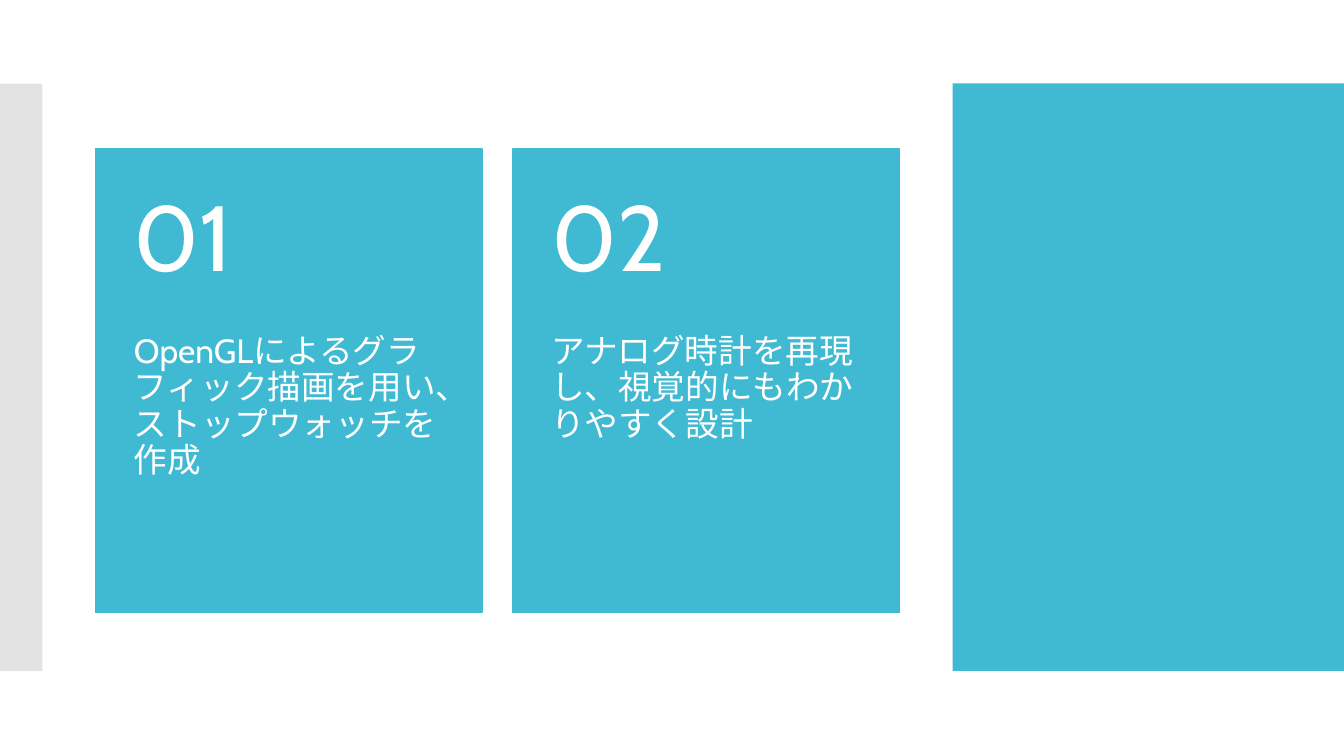
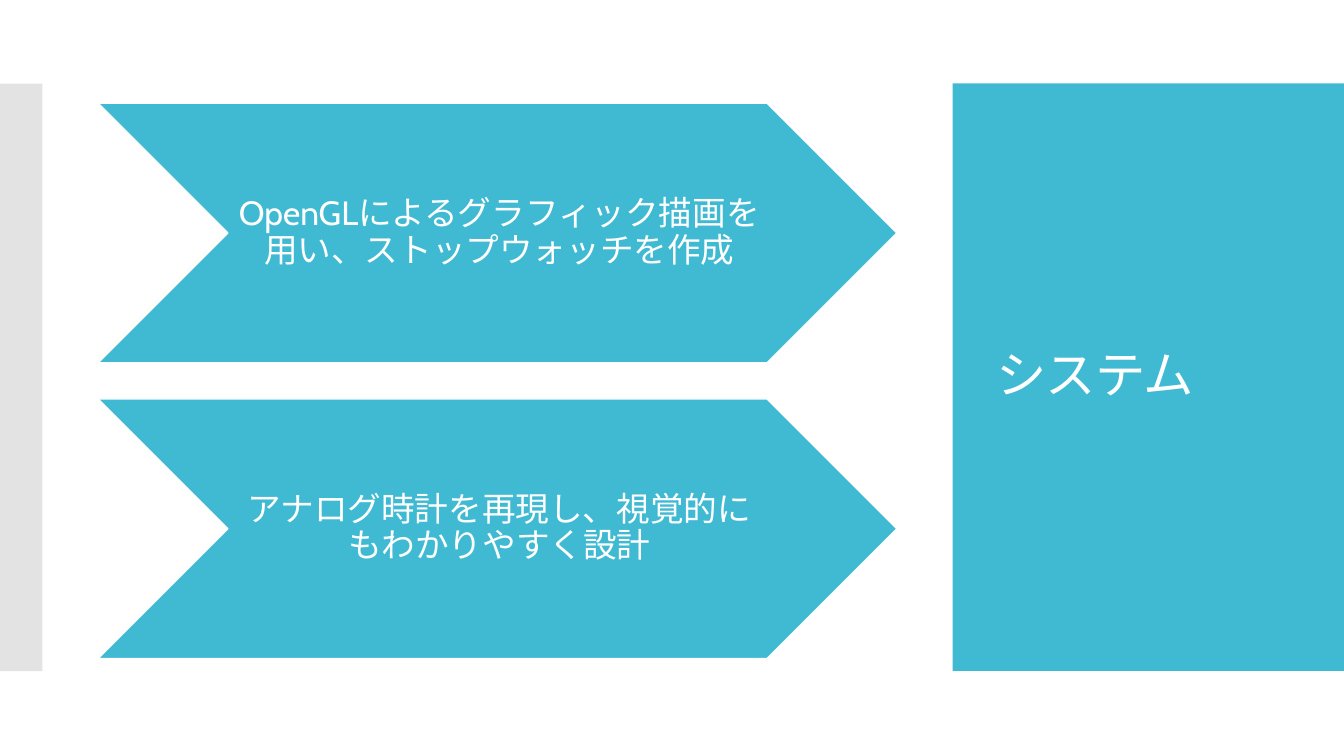
Before and after one commit to ShotaArima/OpenGL-StopWatch, a slide deck: slide 4 of 発表資料.pptx. Drawn at 1344x756 pixels with LibreOffice and Linux fonts; fonts in the diff are those of the drawing. Boxes give left, top, right and bottom in pixels: in the first picture for what was removed or moved away, otherwise in the second. Text is boxed around its words. In the diff, an @@ line names an element or a change of style, - is before the commit and + after.

```diff
--- a/発表資料.pptx
+++ b/発表資料.pptx
@@ chevron added at <box>99,103,897,362</box>, fill #40BAD2, outline #FFFFFF 0.85 pt @@
@@ text "OpenGLによるグラフィック描画を用い、ストップウォッチを作成" at <box>264,227,734,265</box>: alignment left to centre; vertical alignment top to middle @@
@@ text "OpenGLによるグラフィック描画を用い、ストップウォッチを作成": place and size @@
-text "OpenGLによるグラフィック描画を用い、ストップウォッチを作成" at <box>134,365,469,475</box>
+text "OpenGLによるグラフィック描画を用い、ストップウォッチを作成" at <box>264,227,734,265</box>
@@ group removed at <box>96,149,899,613</box>: 2 rectangles, 2 texts @@
-01
-02
@@ title added at <box>996,354,1194,396</box>, 36 pt, text #FFFFFF @@
+システム
@@ chevron added at <box>99,399,897,658</box>, fill #40BAD2, outline #FFFFFF 0.85 pt @@
@@ text "アナログ時計を再現し、視覚的にもわかりやすく設計": place and size @@
-text "アナログ時計を再現し、視覚的にもわかりやすく設計" at <box>551,334,853,439</box>
+text "アナログ時計を再現し、視覚的にもわかりやすく設計" at <box>248,492,751,560</box>
@@ text "アナログ時計を再現し、視覚的にもわかりやすく設計" at <box>248,492,751,560</box>: alignment left to centre; vertical alignment top to middle @@
```
Also in this commit, not shown: 7 other slides changed, 7 slides added, 1 slide removed, 8 other files.
